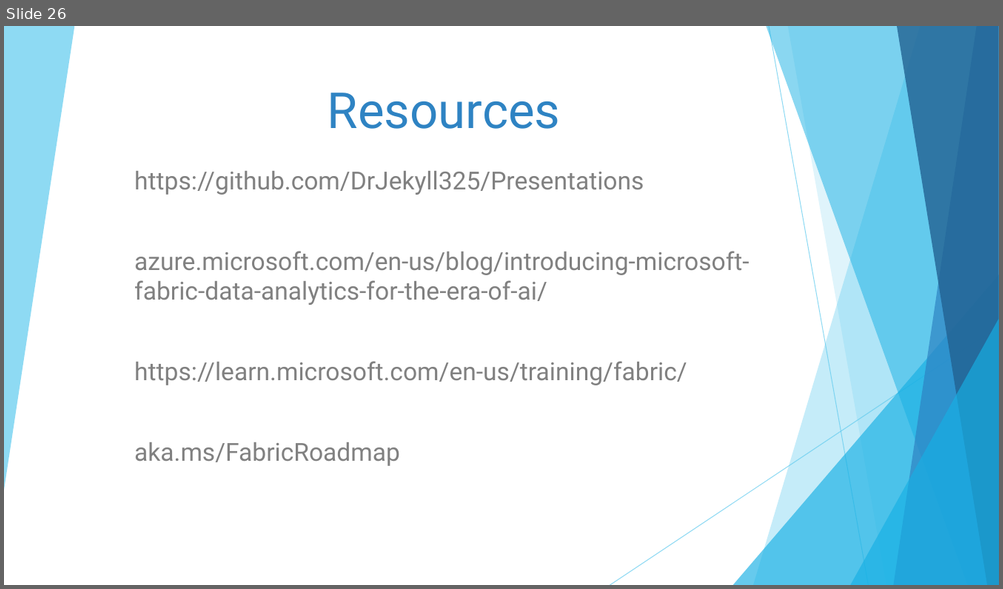
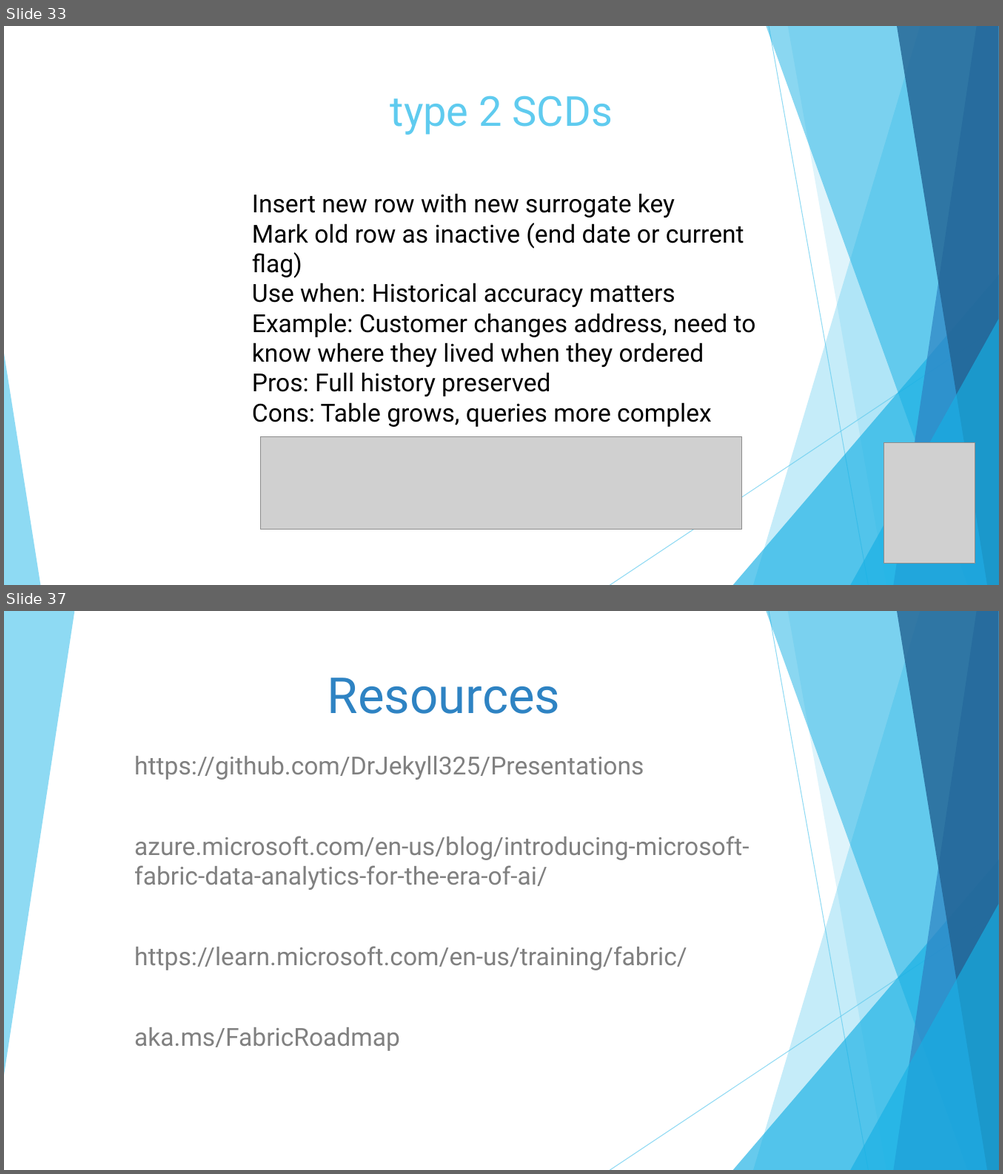
Before and after one commit to DrJekyll325/Presentations, a slide deck: General Data Warehousing/20260627 - SQL Saturday Austin - A Gentle (Re-) Introduction to Dimensional Modeling.pptx. Shown one above the other, each under a label of ours: slide 26 before the commit, slides 33 and 37 after it; the slides between them are not shown. The pictures are 1003x589 and 1003x1174 pixels, drawn with LibreOffice and Linux fonts; fonts in the diff are those of the drawing; grey boxes stand for pictures. Boxes give left, top, right and bottom in pixels: in the first picture for what was removed or moved away, otherwise in the second. Text is boxed around its words. In the diff, an @@ line names an element or a change of style, - is before the commit and + after.

```diff
--- a/General Data Warehousing/20260627 - SQL Saturday Austin - A Gentle (Re-) Introduction to Dimensional Modeling.pptx
+++ b/General Data Warehousing/20260627 - SQL Saturday Austin - A Gentle (Re-) Introduction to Dimensional Modeling.pptx
@@ slide 33 added at [4, 26, 999, 585], background #FFFFFF; not listed: 9 template elements that a slide beside it also shows @@
@@ title added at [390, 96, 612, 135], 40 pt, text #5FCBEF @@
+type 2 SCDs
@@ text added at [252, 193, 756, 427], 24 pt, text #000000 @@
+Insert new row with new surrogate key
+Mark old row as inactive (end date or current flag)
+Use when: Historical accuracy matters
+Example: Customer changes address, need to know where they lived when they ordered
+Pros: Full history preserved
+Cons: Table grows, queries more complex
@@ triangle added at [4, 354, 40, 585], fill #5FCBEF at 70% opacity @@
@@ picture added at [261, 437, 742, 530] @@
@@ picture added at [884, 444, 976, 565] @@
@@ what was slide 26 is now slide 37 @@
```
Also in this commit, not shown: 1 slide changed, 33 other slides added, 23 slides removed, 1 other file.
